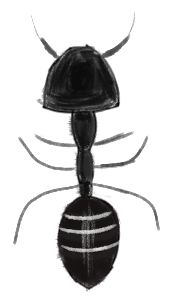
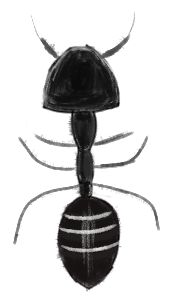
The second 175px x 296px image is a revision of the first. Changes to its layers:
painted on "图层 5" over [14, 53, 158, 236]
painted on "图层 4" over [23, 48, 147, 208]
painted on "图层 3" over [40, 130, 129, 144]
painted on "图层 2" over [44, 36, 125, 55]
painted on "图层 1" over [36, 45, 122, 278]
